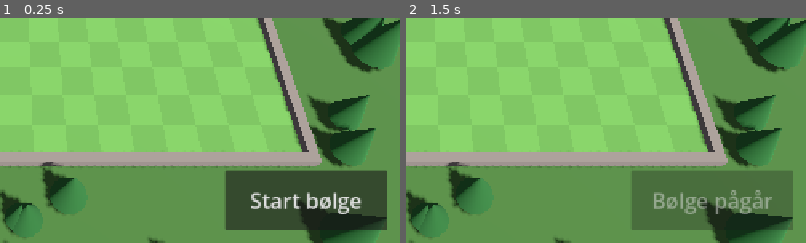
Above: before the commit, frames 1-2 (left to right).
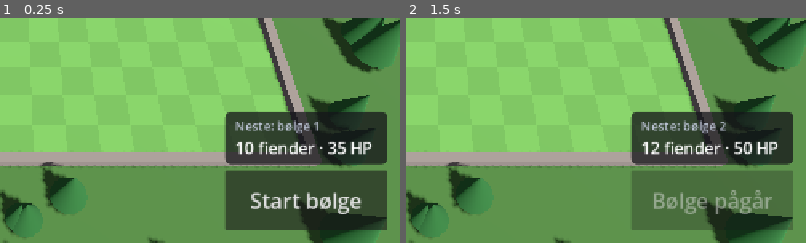
Above: after the commit, the same moments.

Repository: kristofferchr/Mazeborn-td
Game: Godot game, scene res://main.tscn
The game is run twice, just before and just after one commit, with the same random seed, the same clock (stepped at 60 frames per second) and the same inputs.
Inputs:
- Up to frame 1 (0.25 s): no input
- Up to frame 2 (1.5 s): click "Start bølge" at 0.5 s; click "1x" at 1.25 s
The pictures show only the part of the screen within x 50-100%, y 50-100%; the shares and areas given below are measured in that part.

The runs differ from the first frame. In frame 1, 8.5% of the frame differs, in the area x 56-97%, y 41-66%; in frame 2, 8.5%.

Commit message:
Show the next wave in the HUD
Game.next_wave() returns the wave after the current one, and waves can
carry tags in data (Rask, Boss). The HUD shows a card above Start bølge
with count, health and tags, before and during waves.

Co-Authored-By: Claude Opus 5.5 <noreply@anthropic.com>
Claude-Session: https://claude.ai/code/session_01N2P7G3PxPiaDcM9ztRnmNf

Diff:
--- a/game/core/game.gd
+++ b/game/core/game.gd
@@ -137,6 +137,20 @@
 	_spawn_timer = 0.0
 	wave_started.emit(wave)
 	return true
+
+
+## The wave that comes after the current one (or the first, before any wave),
+## or an empty dictionary when there are no more waves. Shown in the HUD.
+func next_wave() -> Dictionary:
+	return waves[wave] if wave < waves.size() else {}
+
+
+## Optional labels for a wave ("Rask", "Boss" ...) from the data.
+static func wave_tags(w: Dictionary) -> Array[String]:
+	var tags: Array[String] = []
+	for tag: Variant in w.get("tags", []):
+		tags.append(str(tag))
+	return tags
 
 
 func current_wave() -> Dictionary:
--- a/game/data/waves.json
+++ b/game/data/waves.json
@@ -14,11 +14,11 @@
 		{"count": 12, "hp": 50, "speed": 1.6, "interval": 0.9, "bounty": 3},
 		{"count": 12, "hp": 75, "speed": 1.8, "interval": 0.9, "bounty": 4},
 		{"count": 14, "hp": 95, "speed": 1.8, "interval": 0.8, "bounty": 4},
-		{"count": 20, "hp": 85, "speed": 2.6, "interval": 0.5, "bounty": 3},
+		{"count": 20, "hp": 85, "speed": 2.6, "interval": 0.5, "bounty": 3, "tags": ["Rask"]},
 		{"count": 14, "hp": 260, "speed": 1.6, "interval": 0.9, "bounty": 6},
 		{"count": 16, "hp": 320, "speed": 1.8, "interval": 0.8, "bounty": 6},
-		{"count": 24, "hp": 240, "speed": 2.6, "interval": 0.5, "bounty": 5},
+		{"count": 24, "hp": 240, "speed": 2.6, "interval": 0.5, "bounty": 5, "tags": ["Rask"]},
 		{"count": 16, "hp": 520, "speed": 1.7, "interval": 0.9, "bounty": 8},
-		{"count": 1, "hp": 7000, "speed": 1.2, "interval": 1.0, "bounty": 100}
+		{"count": 1, "hp": 7000, "speed": 1.2, "interval": 1.0, "bounty": 100, "tags": ["Boss"]}
 	]
 }
--- a/game/tests/core/test_game.gd
+++ b/game/tests/core/test_game.gd
@@ -163,3 +163,27 @@
 	t.eq(g.ticks, 2, "two whole steps")
 	g.simulate(Game.DT * 0.6)
 	t.eq(g.ticks, 3, "remainder carried over")
+
+
+func test_next_wave_is_shown_before_and_during_waves() -> void:
+	var first := _wave(3, 10)
+	var second := _wave(1, 500)
+	second["tags"] = ["Boss"]
+	var g := _game([first, second])
+	t.eq(g.next_wave(), first, "before the first wave")
+	g.start_wave()
+	t.eq(g.next_wave(), second, "during wave 1 the next is wave 2")
+	g.run_wave()
+	t.eq(g.next_wave(), second, "between waves")
+	t.eq(Game.wave_tags(g.next_wave()), ["Boss"] as Array[String], "tags from data")
+	t.eq(Game.wave_tags(first), [] as Array[String], "no tags")
+	g.start_wave()
+	t.eq(g.next_wave(), {}, "no more waves")
+
+
+func test_default_waves_tag_fast_and_boss() -> void:
+	var g := Game.create_default()
+	t.eq(Game.wave_tags(g.waves[-1]), ["Boss"] as Array[String], "last wave is the boss")
+	for w in g.waves:
+		if float(w.speed) >= 2.5:
+			t.check("Rask" in Game.wave_tags(w), "fast waves are tagged")
--- a/game/view/hud.gd
+++ b/game/view/hud.gd
@@ -12,6 +12,7 @@
 signal retry_pressed
 
 const MARGIN := 20.0
+const TAG_COLORS := {"Rask": Color(0.2, 0.55, 0.85), "Boss": Color(0.75, 0.2, 0.2)}
 
 var game: Game
 var board: BoardView
@@ -22,6 +23,11 @@
 var _lives: Label
 var _wave: Label
 var _start: Button
+var _next: PanelContainer
+var _next_title: Label
+var _next_body: Label
+var _next_tags: HBoxContainer
+var _next_shown := -1  # wave index shown in the next-wave card
 var _speed: Button
 var _panel: PanelContainer
 var _info: Label
@@ -94,7 +100,40 @@
 	_wave.text = "Bølge %d/%d" % [game.wave, game.waves.size()]
 	_start.disabled = not game.can_start_wave()
 	_start.text = "Bølge pågår" if game.phase == Game.Phase.WAVE else "Start bølge"
+	_update_next_wave()
 	_bars.queue_redraw()
+
+
+## Card above the start button: what the next wave holds (count, health, tags).
+func _update_next_wave() -> void:
+	var shown := game.wave if not game.is_over() else -1
+	if shown == _next_shown:
+		return
+	_next_shown = shown
+	var w := game.next_wave()
+	_next.visible = not w.is_empty() and not game.is_over()
+	if not _next.visible:
+		return
+	var count := int(w.count)
+	_next_title.text = "Neste: bølge %d" % (game.wave + 1)
+	_next_body.text = "%d %s · %d HP" % [count, "fiende" if count == 1 else "fiender", int(w.hp)]
+	for child in _next_tags.get_children():
+		_next_tags.remove_child(child)
+		child.queue_free()
+	var tags := Game.wave_tags(w)
+	_next_tags.visible = not tags.is_empty()
+	for tag in tags:
+		var chip := Label.new()
+		chip.text = tag
+		chip.add_theme_font_size_override("font_size", 20)
+		var style := _box(TAG_COLORS.get(tag, Color(0.4, 0.4, 0.45)))
+		style.content_margin_top = 2
+		style.content_margin_bottom = 2
+		style.content_margin_left = 10
+		style.content_margin_right = 10
+		chip.add_theme_stylebox_override("normal", style)
+		_next_tags.add_child(chip)
+	_layout()
 
 
 func _build() -> void:
@@ -128,6 +167,24 @@
 	_start.custom_minimum_size = Vector2(260, 96)
 	_start.add_theme_font_size_override("font_size", 34)
 	_root.add_child(_start)
+
+	_next = PanelContainer.new()
+	_next.add_theme_stylebox_override("panel", _box(Color(0.08, 0.08, 0.1, 0.75)))
+	var next_box := VBoxContainer.new()
+	next_box.add_theme_constant_override("separation", 4)
+	_next.add_child(next_box)
+	_next_title = Label.new()
+	_next_title.add_theme_font_size_override("font_size", 20)
+	_next_title.add_theme_color_override("font_color", Color(0.75, 0.78, 0.85))
+	next_box.add_child(_next_title)
+	_next_body = Label.new()
+	_next_body.add_theme_font_size_override("font_size", 26)
+	next_box.add_child(_next_body)
+	_next_tags = HBoxContainer.new()
+	_next_tags.add_theme_constant_override("separation", 8)
+	next_box.add_child(_next_tags)
+	_next.mouse_filter = Control.MOUSE_FILTER_IGNORE
+	_root.add_child(_next)
 
 	_panel = PanelContainer.new()
 	_panel.add_theme_stylebox_override("panel", _box(Color(0.08, 0.08, 0.1, 0.82)))
@@ -241,6 +298,9 @@
 	_speed.position = Vector2(right - _speed.size.x, top)
 	_start.size = _start.custom_minimum_size
 	_start.position = Vector2(right - _start.size.x, bottom - _start.size.y)
+	_next.reset_size()
+	_next.size.x = maxf(_next.size.x, _start.size.x)
+	_next.position = Vector2(right - _next.size.x, _start.position.y - 10.0 - _next.size.y)
 	_panel.reset_size()
 	_panel.position = Vector2(left, bottom - _panel.size.y)
 
@@ -265,6 +325,7 @@
 
 func _on_game_over(won: bool) -> void:
 	_panel.visible = false
+	_next.visible = false
 	_end.visible = true
 	if won:
 		_end_title.text = "Seier!"
